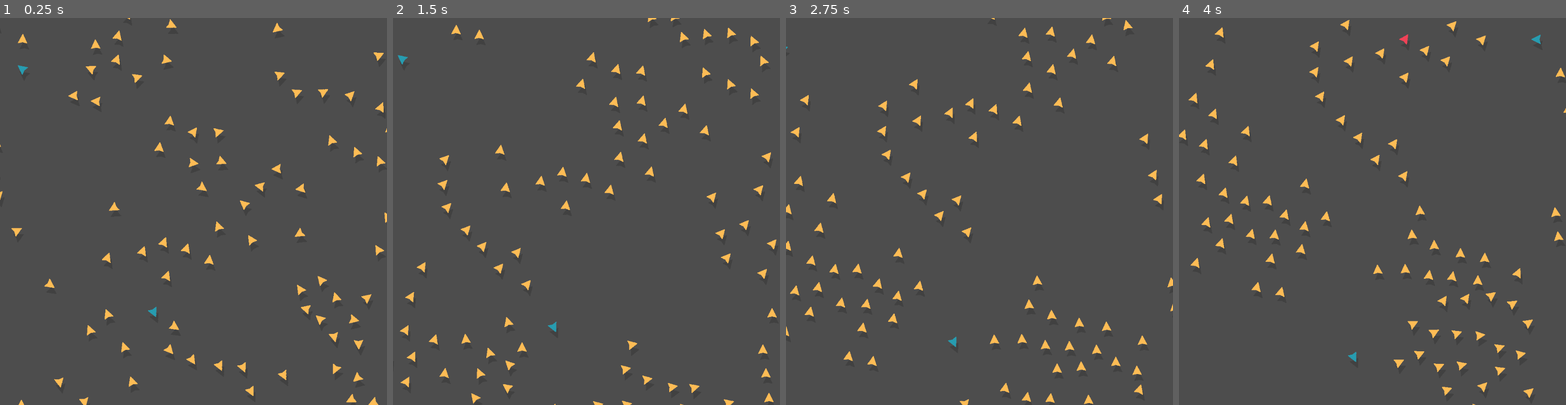
Above: before the commit, frames 1-4 (left to right).
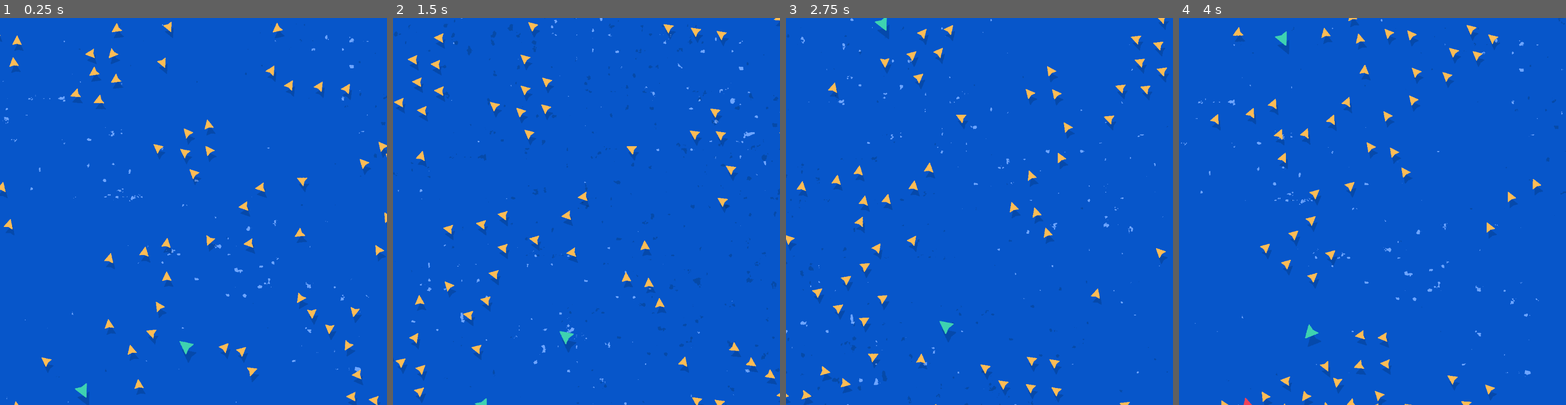
Above: after the commit, the same moments.

Repository: stefanhacks/goids
Game: Godot game, scene res://scenes/main.tscn
The game is run twice, just before and just after one commit, with the same random seed, the same clock (stepped at 60 frames per second) and the same inputs. The project has no main scene, so this scene is started directly.
Inputs:
- Up to frame 1 (0.25 s): no input
- Up to frame 2 (1.5 s): no input
- Up to frame 3 (2.75 s): no input
- Up to frame 4 (4 s): no input

The runs differ from the first frame. In frame 1, 100% of the frame differs, in the area x 0-100%, y 0-100%; in frame 2, 100%; in frame 3, 100%; in frame 4, 100%.

Commit message:
Added background.

Diff:
--- a/scenes/components/boid.gd
+++ b/scenes/components/boid.gd
@@ -3,13 +3,11 @@
 
 @export var normal_color: Color = Color('febc55')
 @export var targeted_color: Color = Color('f04257')
-@export var tracking_color: Color = Color('f04257')
+@export var tracking_color: Color = Color('b276ff')
 @export var testing = false
-
-@onready var shadow_root: Node2D = $ShadowRoot
-@onready var body_root: Node2D = $BodyRoot
-@onready var direction_line: Line2D = $DirectionLine
-@onready var splat_emitter: CPUParticles2D = $SplatEmitter
+@export var shadow_root: Node2D
+@export var body_root: Node2D
+@export var splat_emitter: CPUParticles2D
 
 var boids: Array[Boid] = []
 var direction: Vector2
@@ -17,7 +15,6 @@
 var speed = Constants.BOID_SPEED
 
 var tracking = false
-var show_direction_line = false
 
 var predator = false
 var targeted = false:
@@ -32,7 +29,6 @@
 	if testing == true:
 		return
 
-	show_direction_line = direction_line.visible
 	direction = Vector2(randf_range(-1.0, 1.0), randf_range(-1.0, 1.0)).normalized()
 
 
@@ -41,14 +37,13 @@
 		return
 
 	# Multiplied by arbitrary weights
-	var separation = _separation() * 50
+	var separation = _separation() * 30
 	var alignment = _alignment() * (1 if targeted == false else 0)
 	var cohesion = _cohesion() * (1 if targeted == false else 0)
 
 	direction = (direction + separation + alignment + cohesion).normalized()
 
 	track()
-	_update_direction_line()
 	_move(delta)
 	_wrap_around()
 
@@ -135,14 +130,6 @@
 		position.y -= active_area.y
 
 
-func _update_direction_line(point_to = direction) -> void:
-	if show_direction_line == true:
-		direction_line.modulate = body_root.modulate
-		direction_line.points[1] = point_to * 100
-
-	direction_line.visible = show_direction_line
-
-
 func track() -> void:
 	if tracking:
 		body_root.modulate = tracking_color
--- a/scenes/components/boid.tscn
+++ b/scenes/components/boid.tscn
@@ -7,9 +7,11 @@
 offsets = PackedFloat32Array(0, 0.809783, 1)
 colors = PackedColorArray(1, 1, 1, 1, 1, 1, 1, 0.88587, 1, 1, 1, 0)
 
-[node name="Boid" type="Node2D"]
+[node name="Boid" type="Node2D" node_paths=PackedStringArray("shadow_root", "body_root", "splat_emitter")]
 script = ExtResource("1_10osq")
-tracking_color = Color(0.704559, 0.795972, 0.541092, 1)
+shadow_root = NodePath("ShadowRoot")
+body_root = NodePath("BodyRoot")
+splat_emitter = NodePath("SplatEmitter")
 
 [node name="ShadowRoot" type="Node2D" parent="."]
 position = Vector2(5, 16)
--- a/scenes/components/boids_manager.gd
+++ b/scenes/components/boids_manager.gd
@@ -1,6 +1,6 @@
 extends Node
 
-@export var boid_count = 80
+@export var boid_count = 60
 @export var target_area: Vector2 = Vector2(1050.0, 1050.0)
 
 const BOID = preload("res://scenes/components/boid.tscn")
@@ -9,7 +9,7 @@
 
 func _ready() -> void:
 	for i in range(boid_count):
-		var boid = _make_boid((i + 1) % 40 == 0)
+		var boid = _make_boid((i + 1) % 30 == 0)
 		add_child(boid)
 		boid.got_eaten.connect(_timer_to_respawn)
 
--- a/scenes/components/predator_boid.gd
+++ b/scenes/components/predator_boid.gd
@@ -1,7 +1,7 @@
 class_name PredatorBoid
 extends Boid
 
-@export var predator_color: Color = Color('279cb0')
+@export var predator_color: Color = Color('3ed2b0')
 
 var target: Boid
 var hunger = Constants.PREDATOR_MAX_HUNGER
@@ -26,7 +26,6 @@
 		direction = (direction + _hunt()).normalized()
 
 	_track()
-	_update_direction_line()
 	_move(delta)
 	_wrap_around()
 
--- a/scenes/components/predator_boid.tscn
+++ b/scenes/components/predator_boid.tscn
@@ -3,8 +3,12 @@
 [ext_resource type="Script" path="res://scenes/components/predator_boid.gd" id="1_4n7jv"]
 [ext_resource type="Texture2D" uid="uid://b5gywe422atip" path="res://assets/triangle.png" id="2_jm8st"]
 
-[node name="PredatorBoid" type="Node2D"]
+[node name="PredatorBoid" type="Node2D" node_paths=PackedStringArray("shadow_root", "body_root")]
+scale = Vector2(1.4, 1.4)
 script = ExtResource("1_4n7jv")
+predator_color = Color(0.241964, 0.823764, 0.689053, 1)
+shadow_root = NodePath("ShadowRoot")
+body_root = NodePath("BodyRoot")
 
 [node name="ShadowRoot" type="Node2D" parent="."]
 position = Vector2(5, 16)
--- /dev/null
+++ b/scenes/components/sea.tscn
@@ -0,0 +1,24 @@
+[gd_scene load_steps=3 format=3 uid="uid://bxjnm5b3cx4v7"]
+
+[ext_resource type="Shader" path="res://scripts/2d_procedural_water.gdshader" id="1_epbws"]
+
+[sub_resource type="ShaderMaterial" id="ShaderMaterial_wuqxe"]
+shader = ExtResource("1_epbws")
+shader_parameter/OCTAVE = 5
+shader_parameter/mulscale = 50.0
+shader_parameter/height = 0.8
+shader_parameter/tide = 0.05
+shader_parameter/foamthickness = 1.0
+shader_parameter/timescale = 1.7
+shader_parameter/WATER_COL = Color(0.0266964, 0.337094, 0.791101, 1)
+shader_parameter/WATER2_COL = Color(0.0239819, 0.288883, 0.656382, 1)
+shader_parameter/FOAM_COL = Color(0.430733, 0.644559, 0.996744, 1)
+
+[node name="Sea" type="ColorRect"]
+z_index = -5
+y_sort_enabled = true
+material = SubResource("ShaderMaterial_wuqxe")
+offset_left = -30.0
+offset_top = -30.0
+offset_right = 1054.0
+offset_bottom = 1054.0
--- a/scenes/main.tscn
+++ b/scenes/main.tscn
@@ -1,8 +1,11 @@
-[gd_scene load_steps=2 format=3 uid="uid://dbxj31vvh468m"]
+[gd_scene load_steps=3 format=3 uid="uid://dbxj31vvh468m"]
 
+[ext_resource type="PackedScene" uid="uid://bxjnm5b3cx4v7" path="res://scenes/components/sea.tscn" id="1_w6x63"]
 [ext_resource type="PackedScene" uid="uid://dvyeyhtbdg2r2" path="res://scenes/components/boids_manager.tscn" id="2_8517q"]
 
 [node name="Node2D" type="Node2D"]
+
+[node name="Sea" parent="." instance=ExtResource("1_w6x63")]
 
 [node name="Camera2D" type="Camera2D" parent="."]
 offset = Vector2(15, 15)
--- a/scenes/tests/test_alignment.gd
+++ b/scenes/tests/test_alignment.gd
@@ -16,7 +16,6 @@
 		if tracking_boid == null:
 			tracking_boid = boid
 			boids_zero = boid.position
-			boid.show_direction_line = true
 			boid.tracking = true
 			boid._track()
 		else:
@@ -27,7 +26,6 @@
 	for boid in boids:
 		if boid.tracking == true:
 			var alignment_point = boid._alignment(500)
-			boid._update_direction_line(alignment_point)
 			boid._rotate(boid.position + alignment_point)
 			print(boid.name, ": ", alignment_point)
 		else:
--- /dev/null
+++ b/scenes/tests/test_background.tscn
@@ -0,0 +1,20 @@
+[gd_scene load_steps=3 format=3 uid="uid://bshkmmhsekyuh"]
+
+[ext_resource type="PackedScene" uid="uid://bxjnm5b3cx4v7" path="res://scenes/components/sea.tscn" id="1_aeqjd"]
+[ext_resource type="PackedScene" uid="uid://dpa5tro082qtk" path="res://scenes/components/boid.tscn" id="1_fho22"]
+
+[node name="Node2D" type="Node2D"]
+
+[node name="Sea" parent="." instance=ExtResource("1_aeqjd")]
+anchors_preset = 0
+
+[node name="Boid" parent="." instance=ExtResource("1_fho22")]
+position = Vector2(500, 500)
+
+[node name="Shadow" parent="Boid/ShadowRoot" index="0"]
+z_index = 1
+
+[node name="Body" parent="Boid/BodyRoot" index="0"]
+z_index = 2
+
+[editable path="Boid"]
--- a/scenes/tests/test_cohesion.gd
+++ b/scenes/tests/test_cohesion.gd
@@ -16,7 +16,6 @@
 		if tracking_boid == null:
 			tracking_boid = boid
 			boids_zero = boid.position
-			boid.show_direction_line = true
 			boid.tracking = true
 			boid._track()
 		else:
@@ -27,7 +26,6 @@
 	for boid in boids:
 		if boid.tracking == true:
 			var cohesion_point = boid._cohesion(500)
-			boid._update_direction_line(cohesion_point)
 			boid._rotate(boid.position + cohesion_point)
 			print(boid.name, ": ", cohesion_point)
 		else:
--- a/scenes/tests/test_predator_boid.gd
+++ b/scenes/tests/test_predator_boid.gd
@@ -14,7 +14,6 @@
 			predator = boid
 			boid.predator = true
 			boid.tracking = true
-			boid.show_direction_line = true
 			boid._track()
 			predator.direction = Vector2(randf_range(-1.0, 1.0), randf_range(-1.0, 1.0)).normalized()
 
@@ -25,8 +24,5 @@
 		predator.direction = predator._hunt()
 		predator.speed = Constants.PREDATOR_HUNTING_SPEED
 
-		if predator.tracking == true:
-			predator._update_direction_line()
-
 	predator._move(delta)
 	predator._wrap_around()
--- a/scenes/tests/test_separation.gd
+++ b/scenes/tests/test_separation.gd
@@ -9,7 +9,6 @@
 	for boid in boids:
 		boid.boids = boids
 		if tracking_boid == null:
-			boid.show_direction_line = true
 			tracking_boid = boid
 			boid.tracking = true
 			boid._track()
@@ -21,7 +20,6 @@
 
 		if boid.tracking == true:
 			print(boid.name, ": ", boid.direction)
-			boid._update_direction_line()
 
 		boid._move(delta)
 		boid._wrap_around()
--- /dev/null
+++ b/scripts/2d_procedural_water.gdshader
@@ -0,0 +1,51 @@
+shader_type canvas_item;
+uniform int OCTAVE = 6;
+uniform float mulscale = 5.0;
+uniform float height = 0.6;
+uniform float tide = 0.1;
+uniform float foamthickness = 0.1;
+uniform float timescale = 1.0;
+uniform vec4 WATER_COL: source_color = vec4(0.04, 0.38, 0.88, 1.0);
+uniform vec4 WATER2_COL: source_color = vec4(0.04, 0.35, 0.78, 1.0);
+uniform vec4 FOAM_COL: source_color = vec4(0.8125, 0.9609, 0.9648, 1.0);
+
+
+float rand(vec2 input){
+	return fract(sin(dot(input,vec2(23.53,44.0)))*42350.45);
+}
+
+float perlin(vec2 input){
+	vec2 i = floor(input);
+	vec2 j = fract(input);
+	vec2 coord = smoothstep(0.,1.,j);
+
+	float a = rand(i);
+	float b = rand(i+vec2(1.0,0.0));
+	float c = rand(i+vec2(0.0,1.0));
+	float d = rand(i+vec2(1.0,1.0));
+
+	return mix(mix(a,b,coord.x),mix(c,d,coord.x),coord.y);
+}
+
+float fbm(vec2 input){
+	float value = 0.0;
+	float scale = 0.5;
+
+	for(int i = 0; i < OCTAVE; i++){
+		value += perlin(input)*scale;
+		input*=2.0;
+		scale*=0.5;
+	}
+	return value;
+}
+
+void fragment(){
+	float newtime = TIME*timescale;
+	float fbmval = fbm(vec2(UV.x*mulscale+0.2*sin(0.3*newtime)+0.15*newtime,-0.05*newtime+UV.y*mulscale+0.1*cos(0.68*newtime)));
+	float fbmvalshadow = fbm(vec2(UV.x*mulscale+0.2*sin(-0.6*newtime + 25.0 * UV.y)+0.15*newtime+3.0,-0.05*newtime+UV.y*mulscale+0.13*cos(-0.68*newtime))-7.0+0.1*sin(0.43*newtime));
+	float myheight = height+tide*sin(newtime+5.0*UV.x-8.0*UV.y);
+	float shadowheight = height+tide*1.3*cos(newtime+2.0*UV.x-2.0*UV.y);
+	float withinFoam = step(myheight, fbmval)*step(fbmval, myheight + foamthickness);
+	float shadow = (1.0-withinFoam)*step(shadowheight, fbmvalshadow)*step(fbmvalshadow, shadowheight + foamthickness * 0.7);
+	COLOR = withinFoam*FOAM_COL + shadow*WATER2_COL + ((1.0-withinFoam)*(1.0-shadow))*WATER_COL;
+}
